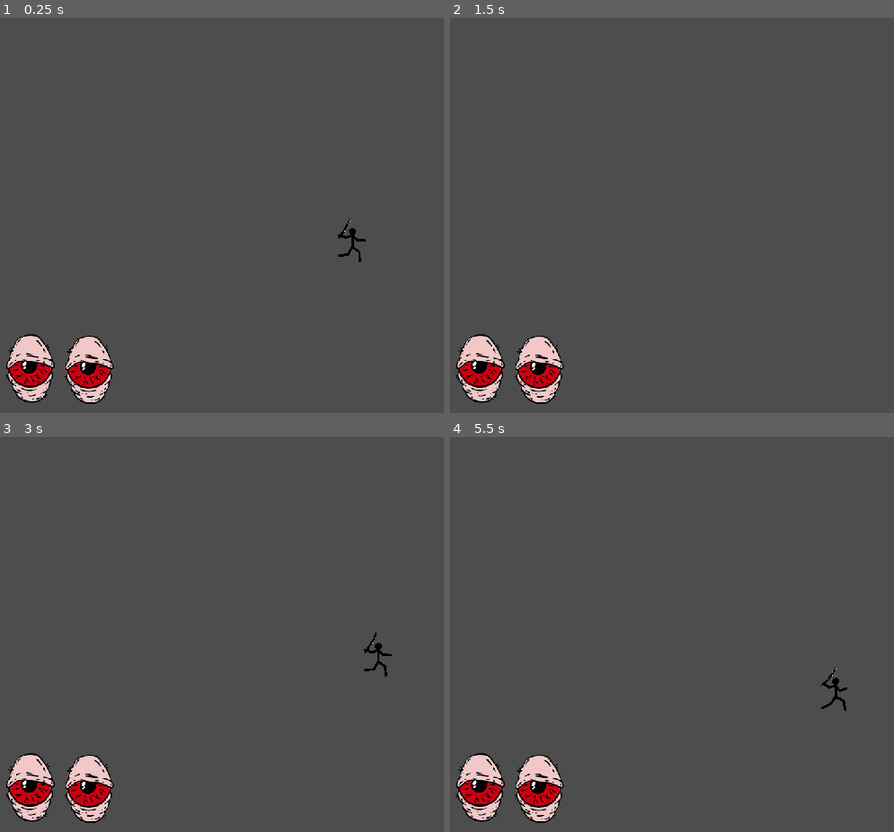
Above: before the commit, frames 1-4 (two rows, left to right).
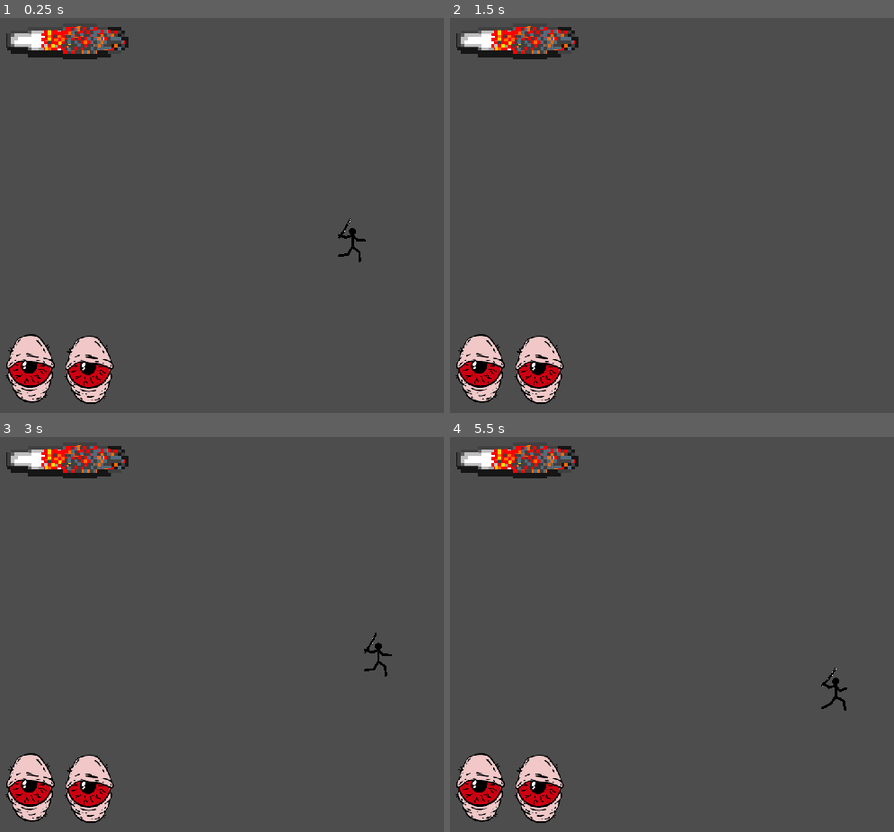
Above: after the commit, the same moments.

Repository: tyomhak/RedEyeSamurai-gd
Game: Godot game, scene res://scenes/entities/player.tscn
Two runs of this game, one before a commit and one after it. Both use one fixed random seed, a clock stepped at 60 frames per second and the inputs below. This scene is started directly instead of the project's main scene.
Inputs (mouse positions are in pixels of both pictures, inside the frame that each line leads up to):
- Up to frame 1 (0.25 s): no input
- Up to frame 2 (1.5 s): move the mouse to (outside the picture) at 0.52 s; hold D (right) from 0.53 s (still down); tap Q (smoke) at 0.6 s; tap Space (jump) at 0.77 s; move the mouse to (658, 231) at 1.27 s; click (658, 231) at 1.35 s
- Up to frame 3 (3 s): tap Space (jump) at 1.52 s; tap Q (smoke) at 1.55, 2.1, 2.85 s; tap Enter at 2 s; move the mouse to (426, 539) at 2.02 s; release D (right) at 2.03 s; hold A (left) 2.03-2.78 s; tap R (restart) at 2.75 s; move the mouse to (315, 709) at 2.77 s; hold D (right) from 2.78 s (still down)
- Up to frame 4 (5.5 s): tap Space (jump) at 3.02, 3.77, 4.52 s; move the mouse to (outside the picture) at 3.52 s; click (outside the picture) at 3.6 s; tap Q (smoke) at 3.8, 4.35, 5.1 s; move the mouse to (587, 571) at 4.27 s; release D (right) at 4.28 s; hold A (left) 4.28-5.03 s; tap R (restart) at 5 s; move the mouse to (836, 630) at 5.02 s; hold D (right) from 5.03 s (still down)

The runs differ from the first frame. In frame 1, 1.5% of the frame differs, in the area x 1-29%, y 2-11%; in frame 2, 1.5%; in frame 3, 1.5%; in frame 4, 1.5%.

Commit message:
Add Joint count UI

Diff:
--- a/scenes/entities/player.tscn
+++ b/scenes/entities/player.tscn
@@ -221,6 +221,7 @@
 
 [node name="JointDetector" parent="." instance=ExtResource("34_tmlh8")]
 
+[connection signal="onJointCountChange" from="." to="CanvasLayer/TextureProgressBar" method="set_value"]
 [connection signal="onDeath" from="Health" to="LevelManager" method="restart_level"]
 [connection signal="onHealthChange" from="Health" to="CanvasLayer/Control2/Control" method="set_percent"]
 [connection signal="animation_finished" from="DirectionNode/AnimatedSprite2D" to="." method="_on_animated_sprite_2d_animation_finished"]
--- a/scenes/ui/player_ui.tscn
+++ b/scenes/ui/player_ui.tscn
@@ -1,7 +1,9 @@
-[gd_scene load_steps=4 format=3 uid="uid://bgfg2v4gx6m64"]
+[gd_scene load_steps=6 format=3 uid="uid://bgfg2v4gx6m64"]
 
 [ext_resource type="Texture2D" uid="uid://jhwa3rl4v0nr" path="res://data/sprites/eyes/red-eyes-01.png" id="1_tjbw5"]
 [ext_resource type="Script" path="res://src/UI/ui_eye_controller.gd" id="1_tnogn"]
+[ext_resource type="Texture2D" uid="uid://bejfg7hwlqo3f" path="res://data/sprites/magic_cig/magic_cig (4).png" id="1_wsw2k"]
+[ext_resource type="Texture2D" uid="uid://db0uf755q5nio" path="res://data/sprites/magic_cig/magic_cig (5).png" id="2_248rt"]
 [ext_resource type="Texture2D" uid="uid://bp17u4p3nlpcp" path="res://data/effect_sprites/vecteezy_circulo-blanco-png_21115771.png" id="2_rq1mt"]
 
 [node name="CanvasLayer" type="CanvasLayer"]
@@ -69,3 +71,13 @@
 offset_right = 197.0
 offset_bottom = 129.0
 texture = ExtResource("1_tjbw5")
+
+[node name="TextureProgressBar" type="TextureProgressBar" parent="."]
+offset_right = 719.0
+offset_bottom = 200.0
+scale = Vector2(0.3, 0.3)
+pivot_offset = Vector2(30, 30)
+min_value = -1.0
+max_value = 5.0
+texture_under = ExtResource("1_wsw2k")
+texture_progress = ExtResource("2_248rt")
--- a/src/entities/player.gd
+++ b/src/entities/player.gd
@@ -2,6 +2,7 @@
 class_name PlayerController
 
 signal onJump
+signal onJointCountChange(count:int)
 
 @export var hor_vel: float = 10.0
 @export var jump_vel: float = 10.0
@@ -26,6 +27,7 @@
 var rng = RandomNumberGenerator.new()
 
 
+var max_joint_count: int = 5
 var _joint_count:int = 0
 var _is_smoking:bool = false
 var _target_zoom: Vector2 = Vector2(2,2)
@@ -92,7 +94,6 @@
 
 func handle_smoking(delta):
 	if Input.is_action_just_pressed("smoke") and _joint_count > 0 and not _is_smoking:
-		print("joint count: ", _joint_count)
 		smoke()
 	if cam.zoom.distance_to(_target_zoom) > 0.1:
 		cam.zoom = cam.zoom.slerp(_target_zoom, zoomin_speed * delta)
@@ -102,6 +103,7 @@
 func smoke():
 	_is_smoking = true
 	_joint_count -= 1
+	onJointCountChange.emit(_joint_count)
 	_animated_sprite.play("smoke")
 	cig_ctrlr.smoke()
 	_target_zoom = Vector2(50,50)
@@ -112,7 +114,9 @@
 	_target_zoom = Vector2(2,2)
 
 func _on_joint_found():
-	_joint_count += 1
+	if (_joint_count < max_joint_count):
+		_joint_count += 1
+		onJointCountChange.emit(_joint_count)
 
 func _on_animated_sprite_2d_animation_finished():
 	if(_attack_types.has(_animated_sprite.animation)):
